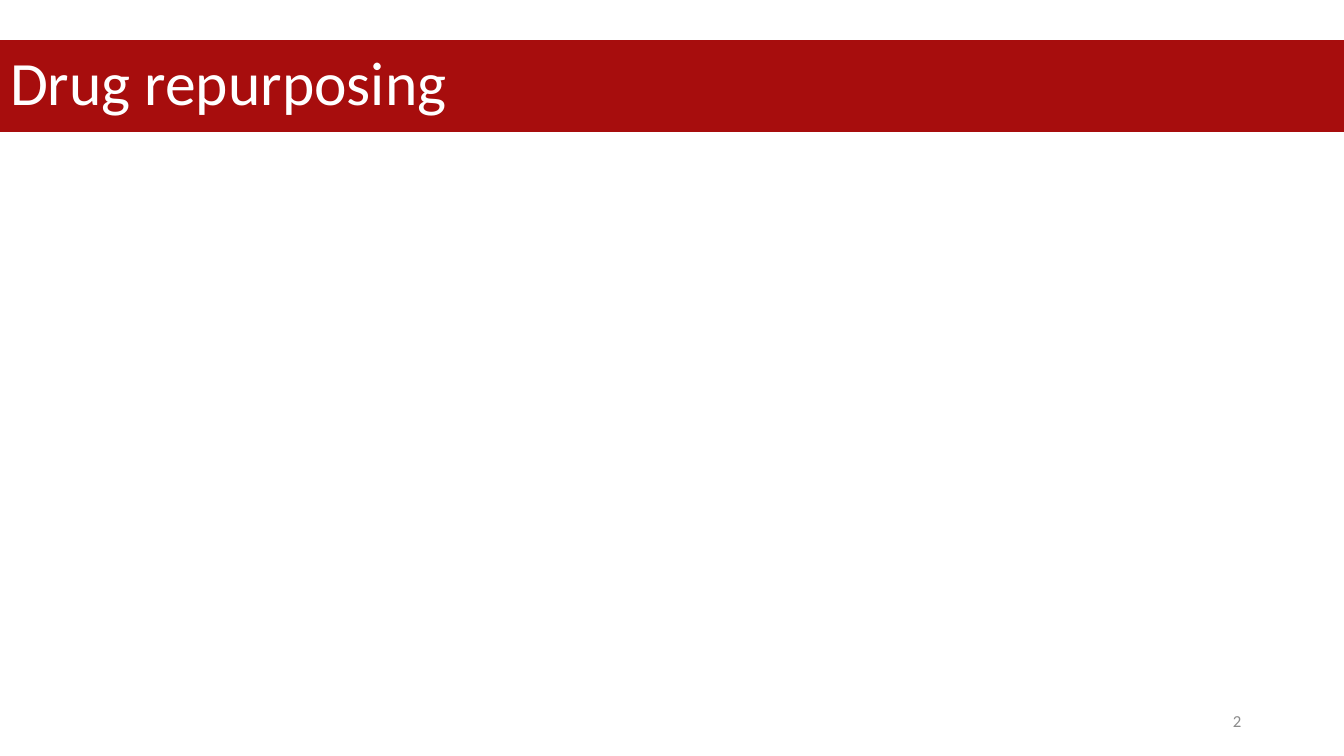
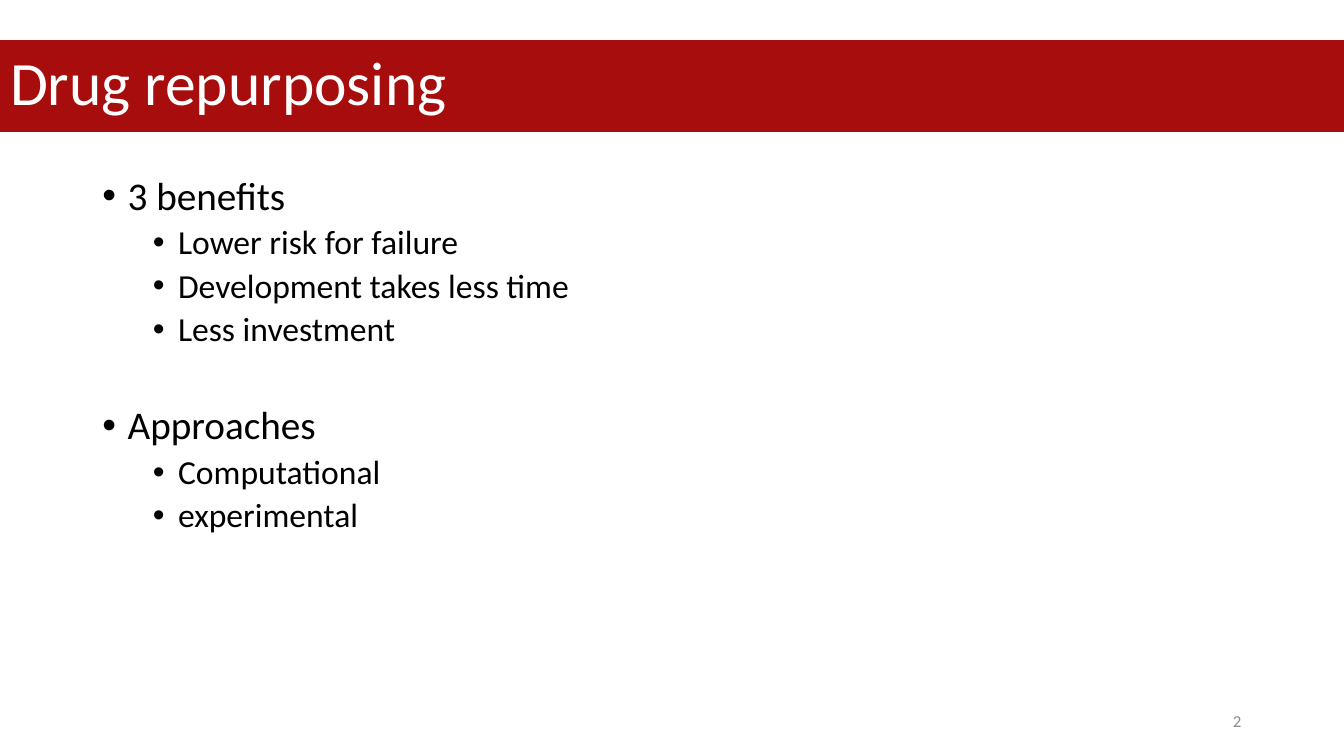
Before and after one commit to datascience-mobi-2023/topic05_team02, a slide deck: slide 2 of project proposal.pptx. Drawn at 1344x756 pixels with LibreOffice and Linux fonts; fonts in the diff are those of the drawing. Boxes give left, top, right and bottom in pixels: in the first picture for what was removed or moved away, otherwise in the second. Text is boxed around its words. In the diff, an @@ line names an element or a change of style, - is before the commit and + after.

```diff
--- a/project proposal.pptx
+++ b/project proposal.pptx
@@ text added at <box>128,182,568,533</box>, 24 pt, text #000000 @@
+• 3 benefits
+  • Lower risk for failure
+  • Development takes less time
+  • Less investment
+• Approaches
+  • Computational
+  • experimental
```
Also in this commit, not shown: 4 other slides changed, 1 slide added.
